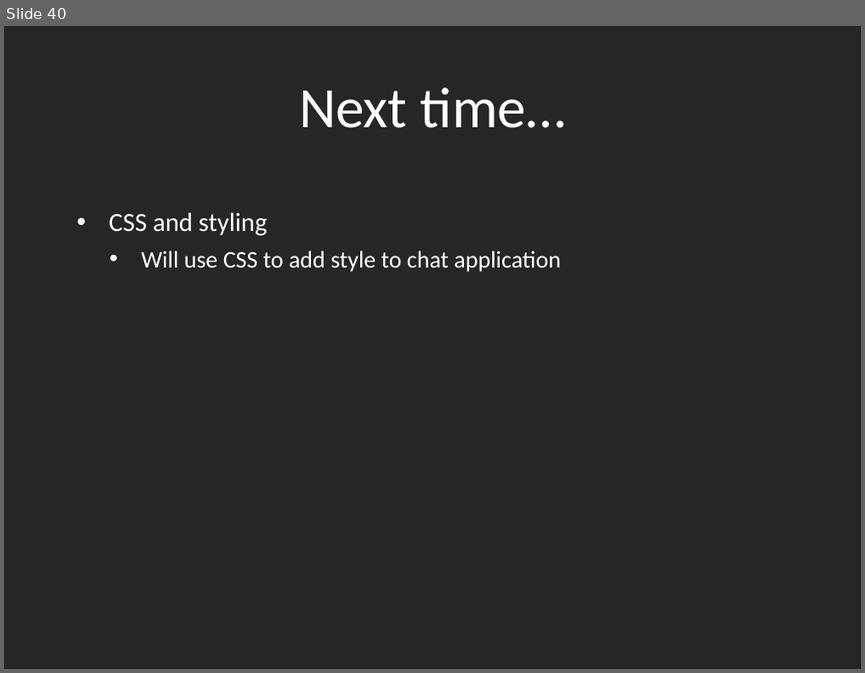
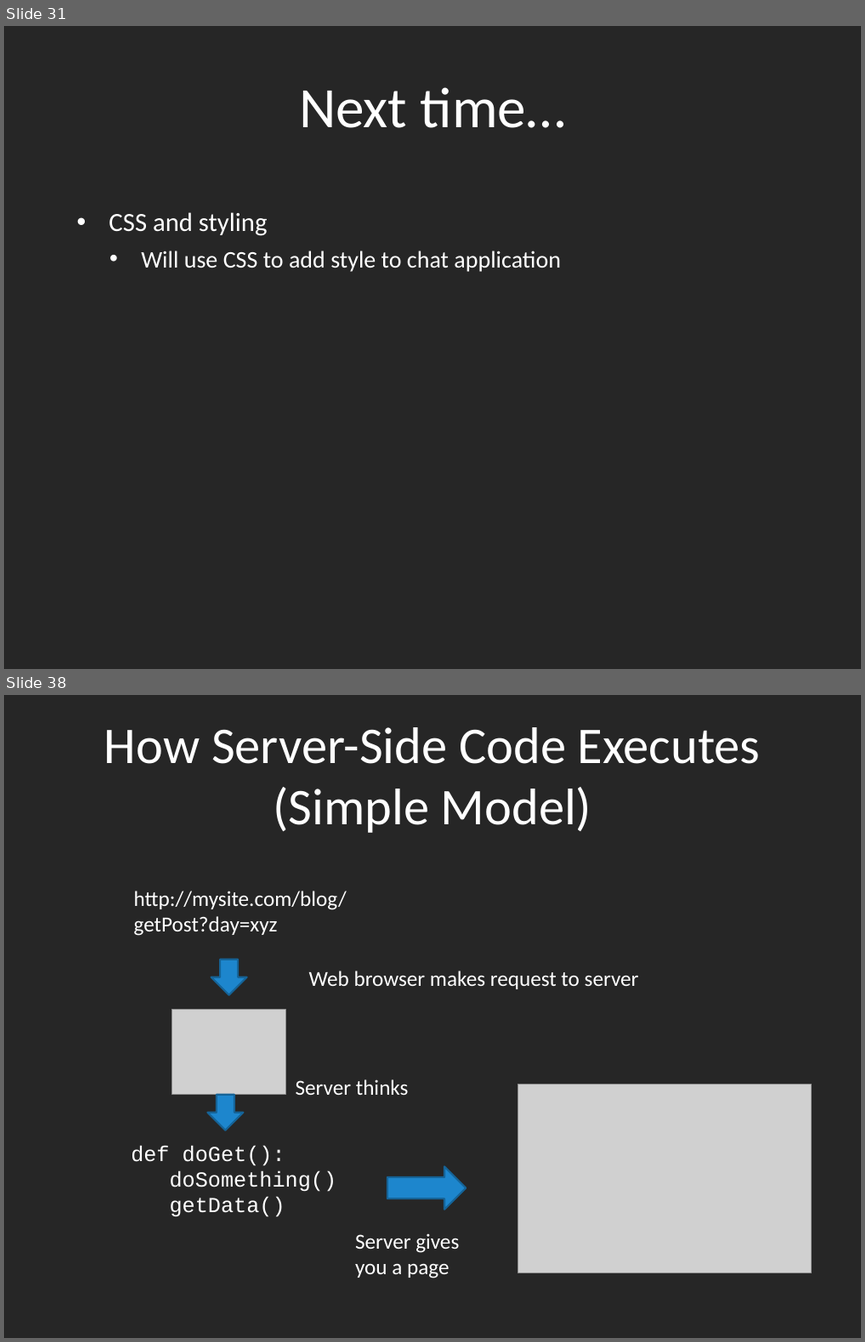
Before and after one commit to dantasse/ssuiweb2014, a slide deck: week09/week09.pptx. Shown one above the other, each under a label of ours: slide 40 before the commit, slides 31 and 38 after it; the slides between them are not shown. The pictures are 865x673 and 865x1342 pixels, drawn with LibreOffice and Linux fonts; fonts in the diff are those of the drawing; grey boxes stand for pictures. Boxes give left, top, right and bottom in pixels: in the first picture for what was removed or moved away, otherwise in the second. Text is boxed around its words. In the diff, an @@ line names an element or a change of style, - is before the commit and + after.

```diff
--- a/week09/week09.pptx
+++ b/week09/week09.pptx
@@ slide 38 added at bbox=[4, 695, 861, 1338], background #262626 @@
@@ title added at bbox=[104, 727, 760, 833], 43.2 pt, text #FFFFFF @@
+How Server-Side Code Executes (Simple Model)
@@ text added at bbox=[134, 891, 347, 936], 18 pt, text #FFFFFF @@
+http://mysite.com/blog/getPost?day=xyz
@@ right arrow added at bbox=[211, 959, 247, 995], fill #1D86CD, outline #156398 1.5 pt @@
@@ text added at bbox=[309, 970, 639, 989], 18 pt, text #FFFFFF @@
+Web browser makes request to server
@@ picture added at bbox=[172, 1009, 285, 1095] @@
@@ right arrow added at bbox=[208, 1095, 244, 1130], fill #1D86CD, outline #156398 1.5 pt @@
@@ text added at bbox=[296, 1079, 409, 1095], 18 pt, text #FFFFFF @@
+Server thinks
@@ picture added at bbox=[518, 1084, 812, 1272] @@
@@ text added at bbox=[131, 1145, 337, 1217], 18 pt, text #FFFFFF @@
+def doGet():
+doSomething()
+getData()
@@ right arrow added at bbox=[387, 1166, 466, 1209], fill #1D86CD, outline #156398 1.5 pt @@
@@ text added at bbox=[355, 1233, 459, 1278], 18 pt, text #FFFFFF @@
+Server gives you a page
@@ what was slide 40 is now slide 31 @@
```
Also in this commit, not shown: 3 slides changed, 31 other slides added, 9 slides removed.
